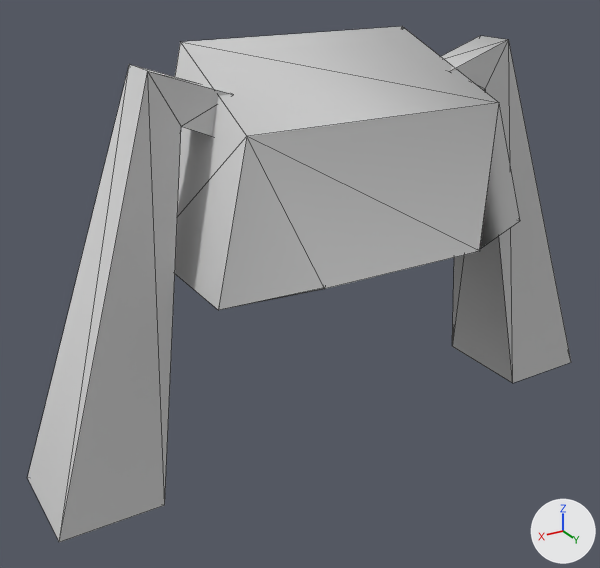
Renders of the FBX model MgaUnityProj/Assets/Fundament/Avatar/Artwork/Orignal/Humanoid/Heads/C_GH_Head_F10.FBX from each side of a commit.
Before and after are seen from a 50 mm lens placed at (1.076, 1.578, 0.551), pointed at (0.112, -0.029, -0.252). Every picture has the same lights, and +X, +Y and +Z are marked at lower right. Mesh edges are drawn as thin lines. Where no turn or scale is listed for an object, it has been applied to the vertices.

Objects in the first picture: 'Hair'.
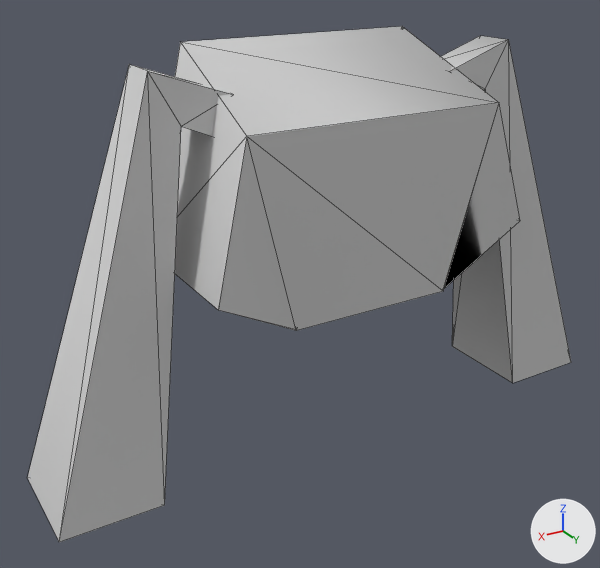
The change, as a diff of the scene's bpy script:
```diff
--- a/MgaUnityProj/Assets/Fundament/Avatar/Artwork/Orignal/Humanoid/Heads/C_GH_Head_F10.FBX.py
+++ b/MgaUnityProj/Assets/Fundament/Avatar/Artwork/Orignal/Humanoid/Heads/C_GH_Head_F10.FBX.py
@@ me_mesh_001 @@
 me_mesh_001.from_pydata(...)  # 40 vertices, 68 faces; spans x -0.78..0.79, y -0.2..0.27, z -0.86..0.12
 # used by ob_hair; location = (-0.002, -0.032, 0.194)
 # before: 8 (-0.21, 0.27, -0.33) at pixel (479, 249), 9 (-0.21, 0.27, -0.34) at pixel (479, 251), 10 (0.21, 0.27, -0.34) at pixel (324, 288), 11 (0.21, 0.27, -0.33) at pixel (324, 287)
+# me_mesh_001 part 1
+for i in [*range(8, 12)]: me_mesh_001.vertices[i].co += Vector((0.0, -0.12, -0.15))
 me_mesh_001.materials.append(mat_01___default)
```

Location of each change, (x1, y1, x2, y2) in pixels of the pictures (600 x 568 px; the box of a moved part takes in the faces that stretch with it):
part 1 of me_mesh_001, moved or reshaped
    before: (219, 103, 520, 310)
    after: (219, 103, 520, 331)
